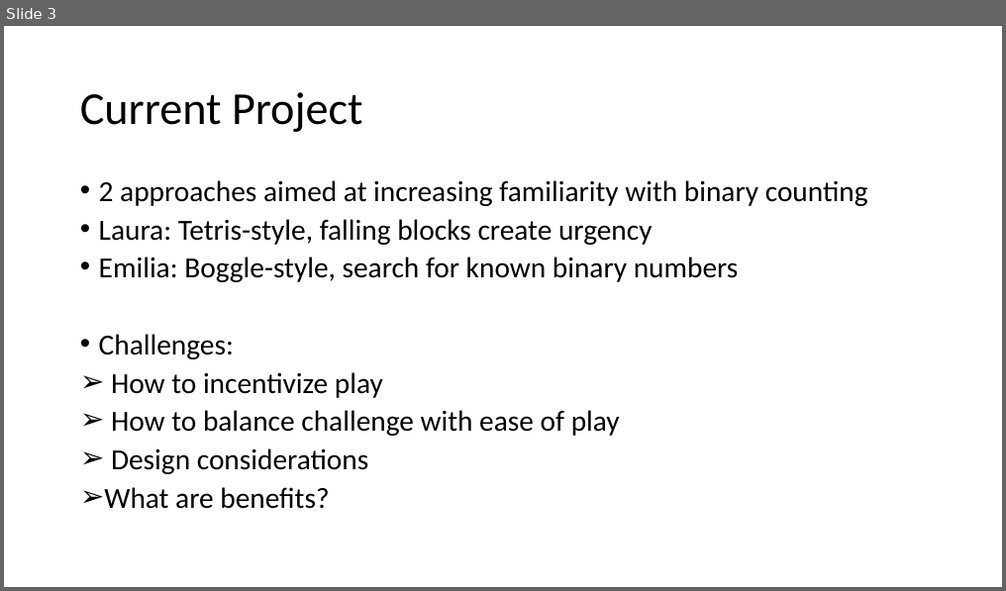
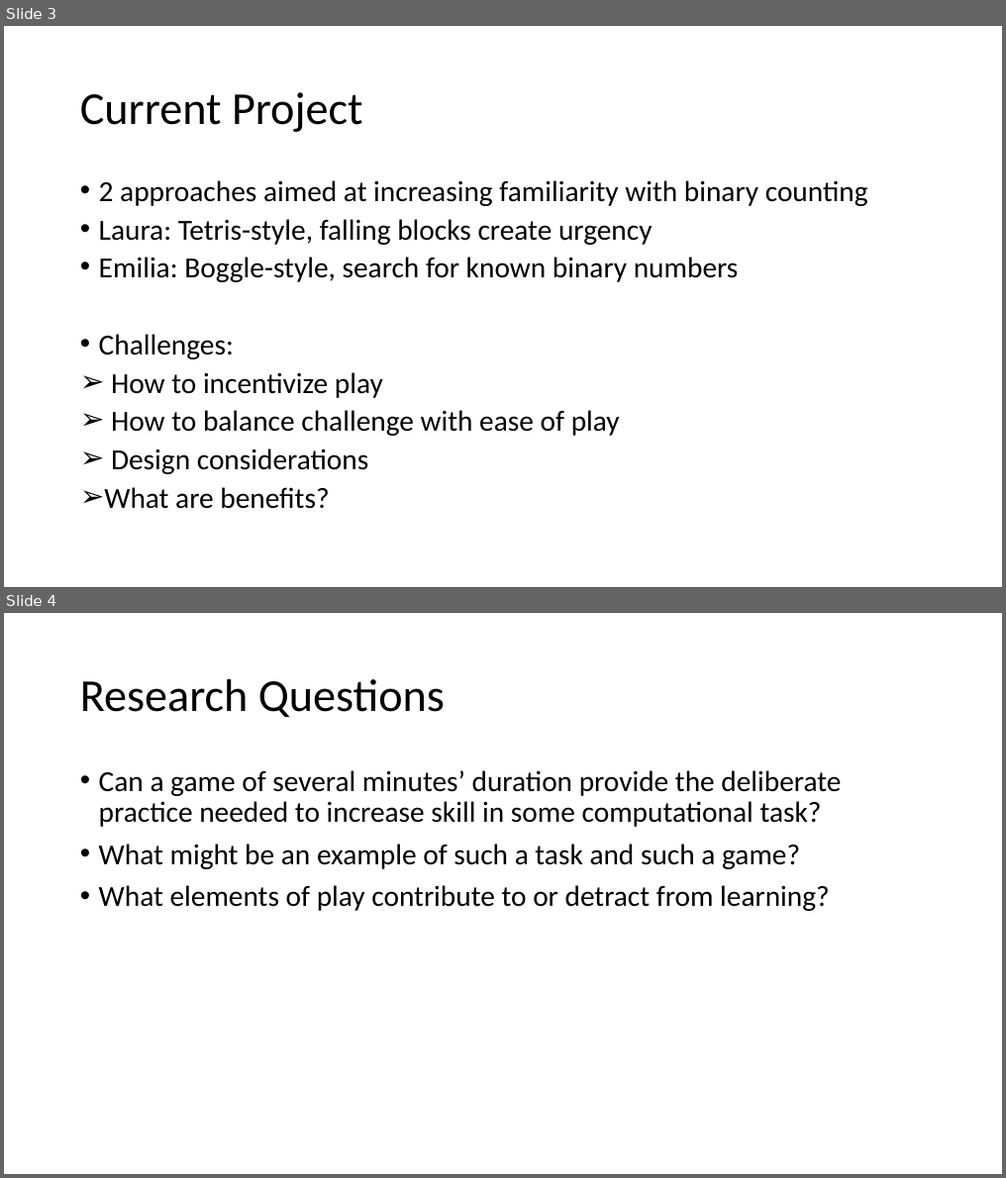
Before and after one commit to lvonessen/cse510-binaryproject, a slide deck: BinaryGames.pptx. Shown one above the other, each under a label of ours: slide 3 before the commit, slides 3 and 4 after it. The pictures are 1006x591 and 1006x1178 pixels, drawn with LibreOffice and Linux fonts; fonts in the diff are those of the drawing. Boxes give left, top, right and bottom in pixels: in the first picture for what was removed or moved away, otherwise in the second. Text is boxed around its words. In the diff, an @@ line names an element or a change of style, - is before the commit and + after.

Commit message:
Added slide on research Qs

```diff
--- a/BinaryGames.pptx
+++ b/BinaryGames.pptx
@@ slide 4 added at [4,613,1002,1174], background #FFFFFF @@
@@ title added at [80,679,445,717], 44 pt, text #000000 @@
+Research Questions
@@ text added at [99,770,841,911], 28 pt, text #000000 @@
+• Can a game of several minutes’ duration provide the deliberate practice needed to increase skill in some computational task?
+• What might be an example of such a task and such a game?
+• What elements of play contribute to or detract from learning?
```
Also in this commit, not shown: 2 other slides added.
